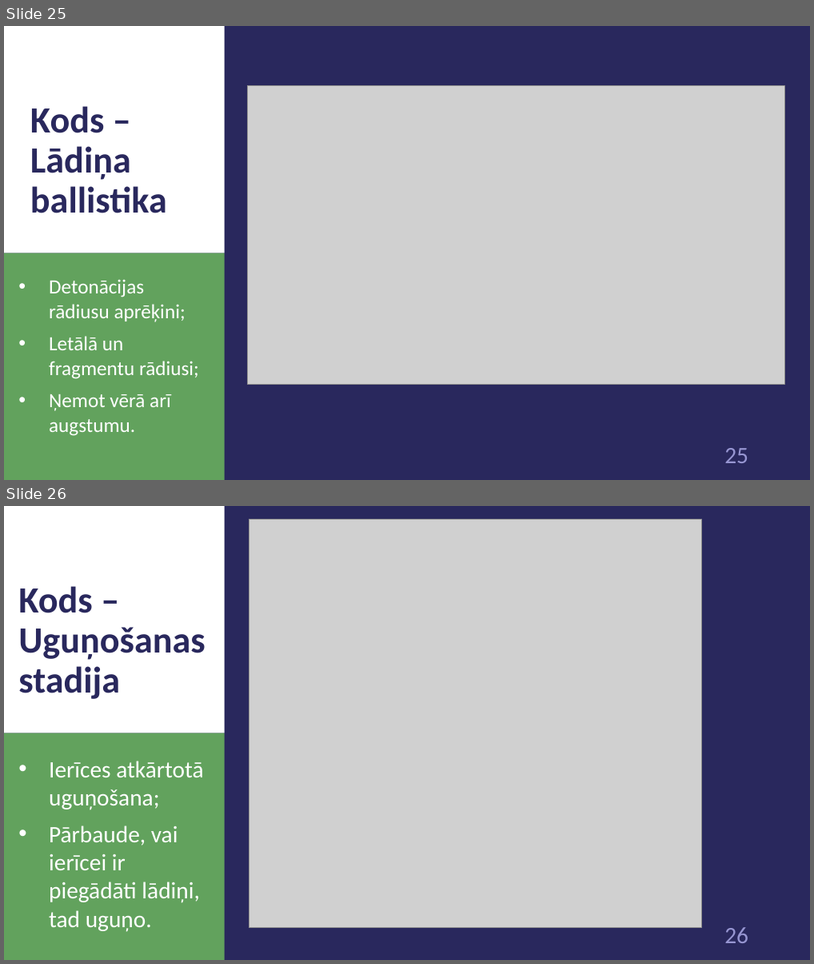
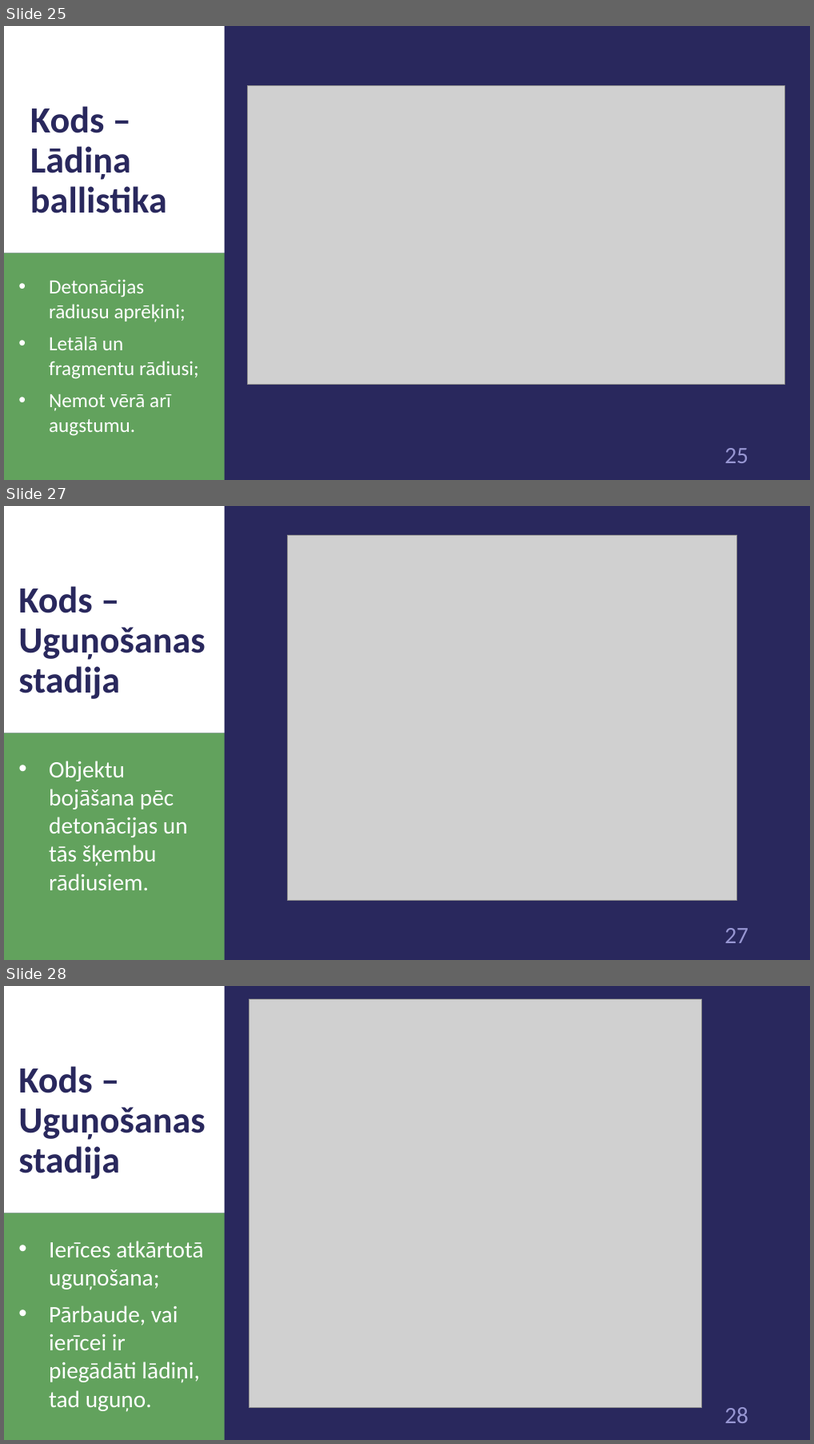
Before and after one commit to 1ivyatan/drumstalotajs, a slide deck: Documentation/Prezentācija.pptx. Shown one above the other, each under a label of ours: slides 25 and 26 before the commit, slides 25, 27 and 28 after it; the slides between them are not shown. The pictures are 814x964 and 814x1444 pixels, drawn with LibreOffice and Linux fonts; fonts in the diff are those of the drawing; grey boxes stand for pictures. Boxes give left, top, right and bottom in pixels: in the first picture for what was removed or moved away, otherwise in the second. Text is boxed around its words. In the diff, an @@ line names an element or a change of style, - is before the commit and + after.

Commit message:
add some images

```diff
--- a/Documentation/Prezentācija.pptx
+++ b/Documentation/Prezentācija.pptx
@@ slide 27 added at bbox=[4, 506, 810, 960], background #29285D; not listed: 3 template elements that a slide beside it also shows @@
@@ picture added at bbox=[287, 535, 738, 900] @@
@@ title added at bbox=[18, 586, 205, 699], 44 pt, text #29285D, bold @@
+Kods – Uguņošanas stadija
@@ text added at bbox=[49, 760, 188, 890], 28 pt, text #FFFFFF @@
+• Objektu bojāšana pēc detonācijas un tās šķembu rādiusiem.
@@ what was slide 26 is now slide 28 @@
@@ page number at bbox=[725, 1407, 749, 1423]: text changed @@
-26
+28
```
Also in this commit, not shown: 5 slides changed, 1 other slide added.
